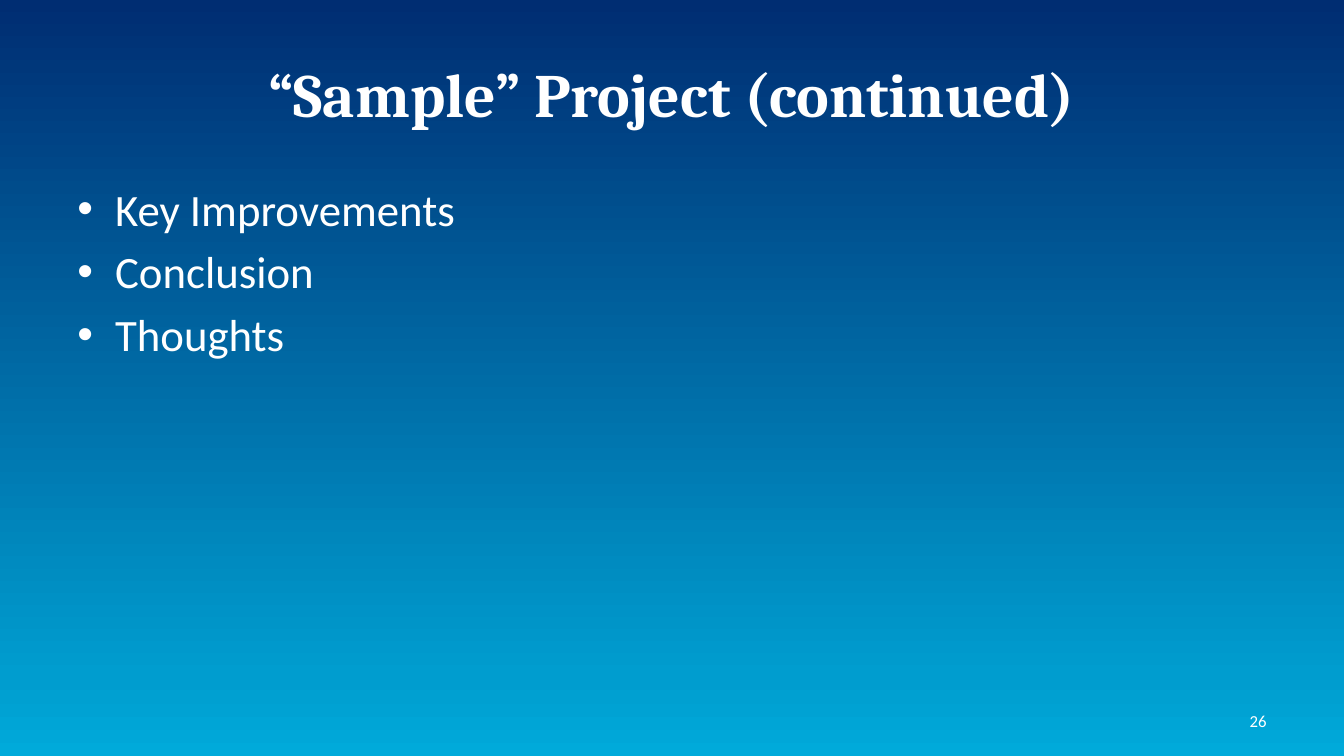
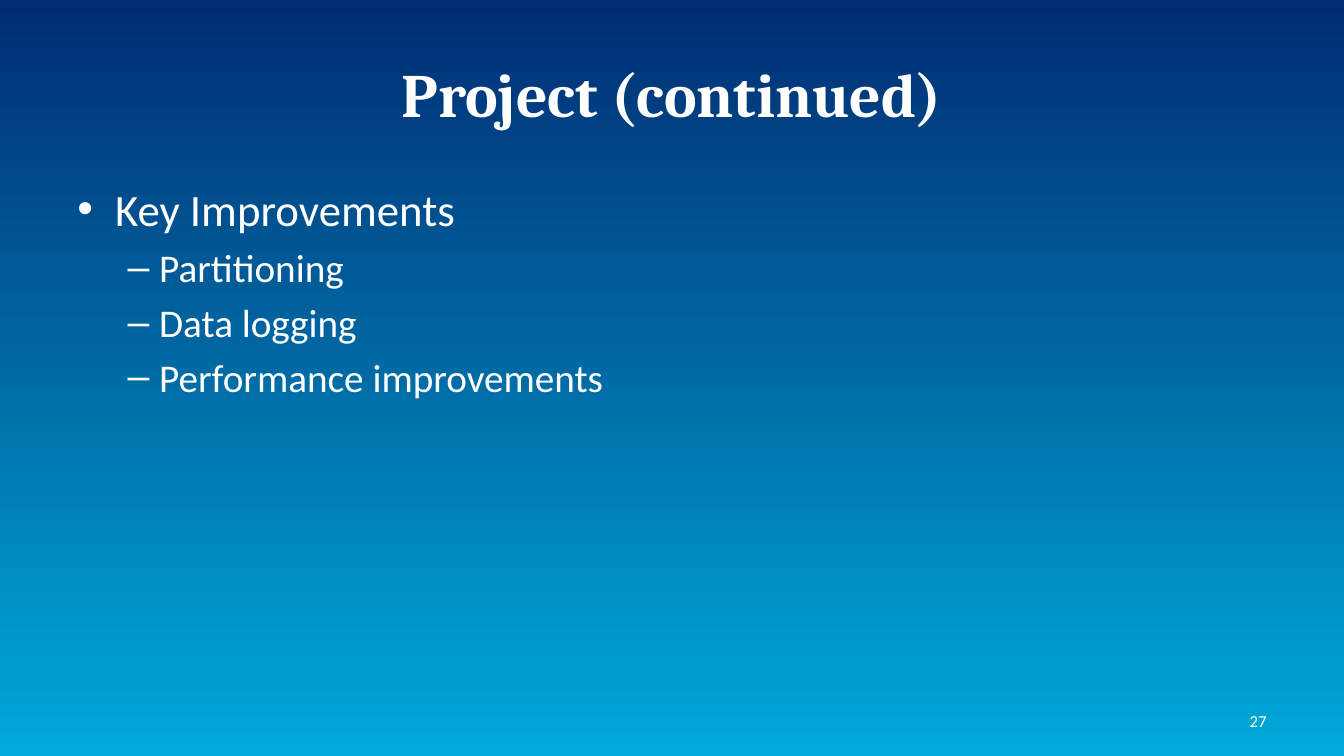
Before and after one commit to AsamiT/selflearn, a slide deck: slide 27 of InternProject.pptx (slide 26 before the commit). Drawn at 1344x756 pixels with LibreOffice and Linux fonts; fonts in the diff are those of the drawing. Boxes give left, top, right and bottom in pixels: in the first picture for what was removed or moved away, otherwise in the second. Text is boxed around its words. In the diff, an @@ line names an element or a change of style, - is before the commit and + after.

```diff
--- a/InternProject.pptx
+++ b/InternProject.pptx
@@ title at (402,72,942,131): text changed @@
-“Sample” Project (continued)
+Project (continued)
@@ text at (159,255,603,399): text changed; size 32 to 28 pt @@
-• Conclusion
-• Thoughts
+  – Partitioning
+  – Data logging
+  – Performance improvements
@@ page number at (1250,716,1267,727): text changed @@
-26
+27
```
Also in this commit, not shown: 4 other slides changed, 1 slide added.
